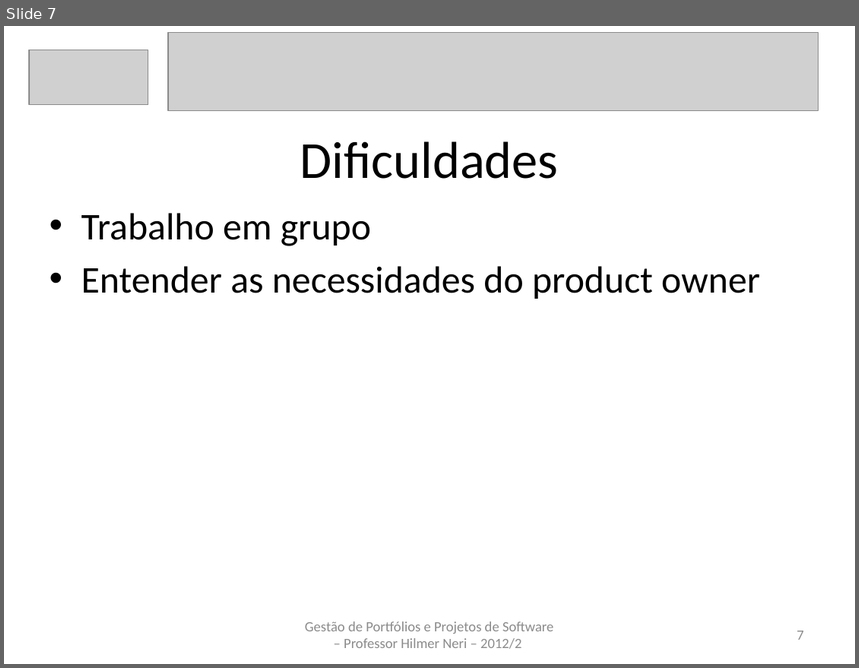
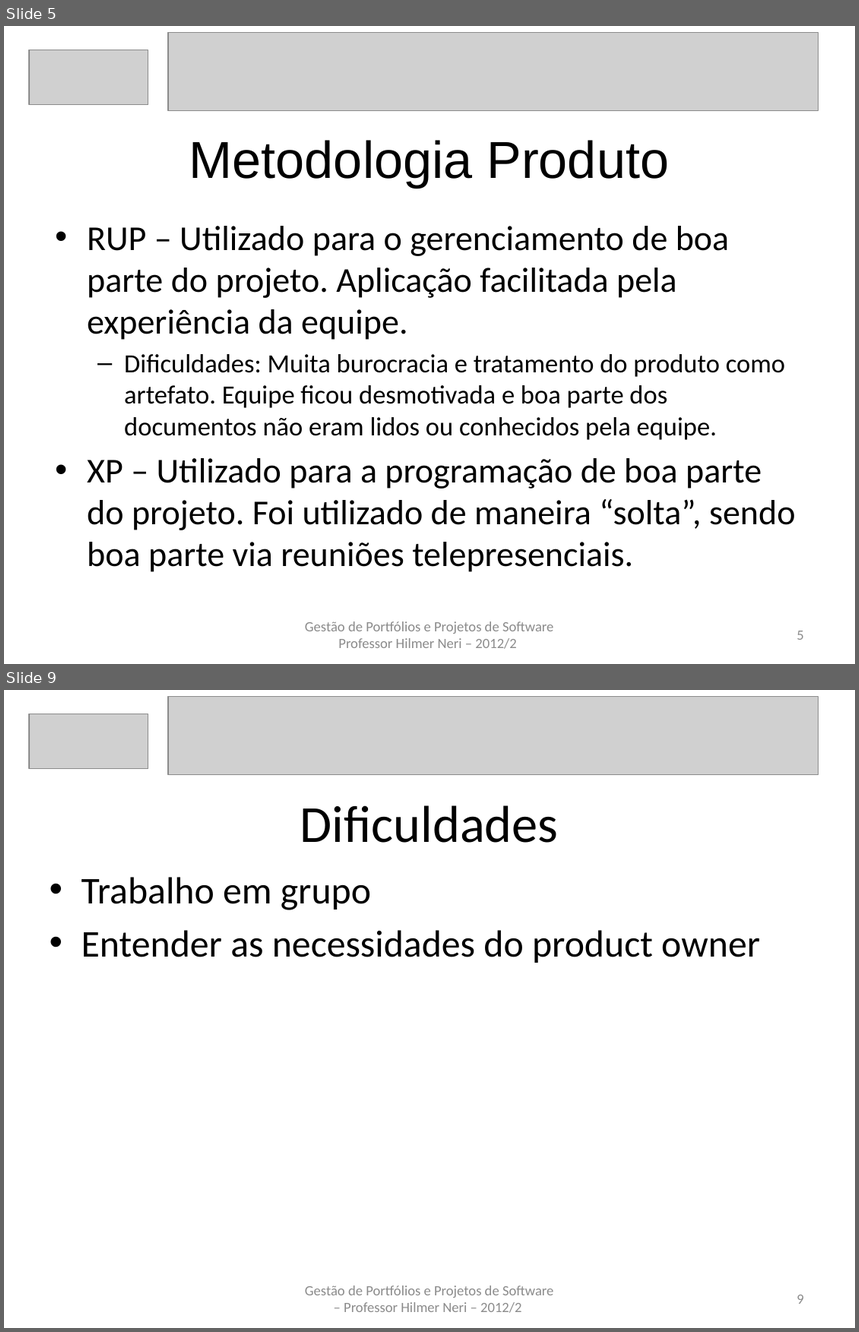
Before and after one commit to carlosneo/dotprojecteap, a slide deck: Dot Project EAP/4. System Management/Apresentacoes/apresentacaoV8.pptx. Shown one above the other, each under a label of ours: slide 7 before the commit, slides 5 and 9 after it; the slides between them are not shown. The pictures are 859x668 and 859x1332 pixels, drawn with LibreOffice and Linux fonts; fonts in the diff are those of the drawing; grey boxes stand for pictures. Boxes give left, top, right and bottom in pixels: in the first picture for what was removed or moved away, otherwise in the second. Text is boxed around its words. In the diff, an @@ line names an element or a change of style, - is before the commit and + after.

```diff
--- a/Dot Project EAP/4. System Management/Apresentacoes/apresentacaoV8.pptx
+++ b/Dot Project EAP/4. System Management/Apresentacoes/apresentacaoV8.pptx
@@ slide 5 added at bbox=[4, 26, 855, 664], background #FFFFFF @@
@@ picture added at bbox=[168, 33, 819, 111] @@
@@ picture added at bbox=[28, 50, 148, 105] @@
@@ title added at bbox=[189, 140, 670, 188], 44 pt, text #000000 @@
+Metodologia Produto
@@ text added at bbox=[87, 226, 796, 572], 29.6 pt, text #000000 @@
+• RUP – Utilizado para o gerenciamento de boa parte do projeto. Aplicação facilitada pela experiência da equipe.
+  – Dificuldades: Muita burocracia e tratamento do produto como artefato. Equipe ficou desmotivada e boa parte dos documentos não eram lidos ou conhecidos pela equipe.
+• XP – Utilizado para a programação de boa parte do projeto. Foi utilizado de maneira “solta”, sendo boa parte via reuniões telepresenciais.
@@ text added at bbox=[305, 622, 553, 649], 12 pt, text #8C8C8C @@
+Gestão de Portfólios e Projetos de Software Professor Hilmer Neri – 2012/2
@@ page number added at bbox=[797, 631, 804, 640], 12 pt, text #8C8C8C @@
+5
@@ what was slide 7 is now slide 9 @@
@@ page number at bbox=[797, 1295, 804, 1304]: text changed @@
-7
+9
```
Also in this commit, not shown: 5 slides changed, 1 other slide added.
